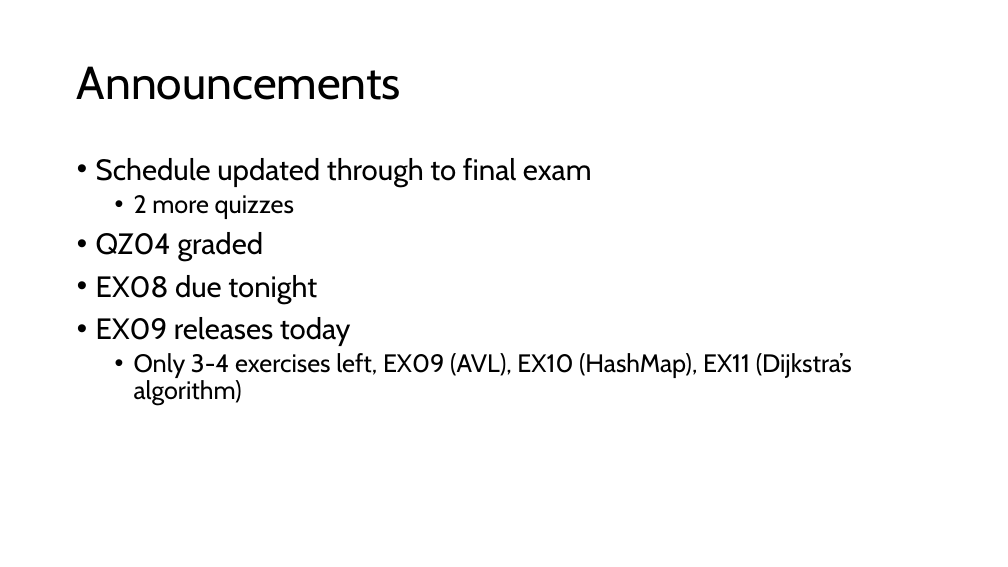
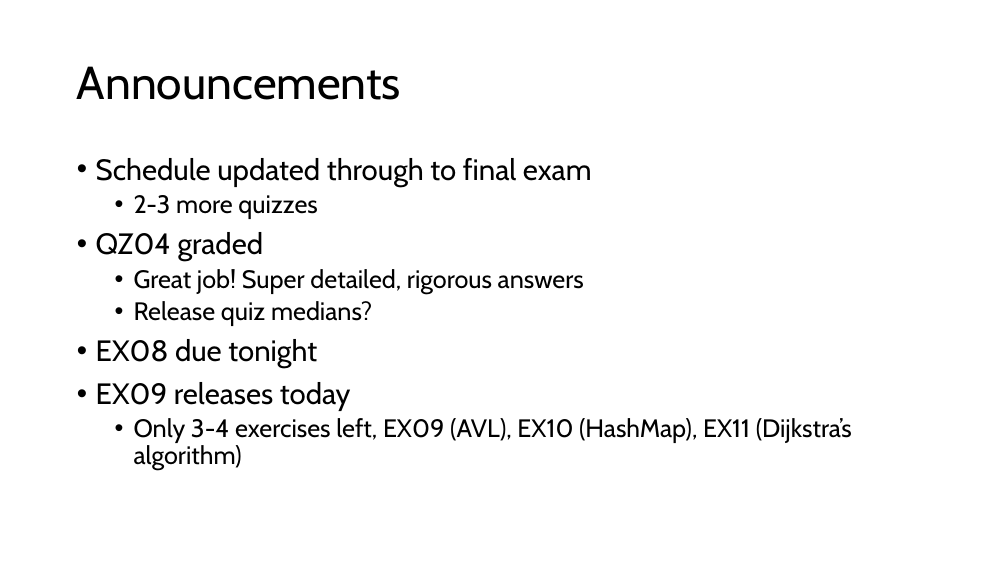
Before and after one commit to comp210ss2/comp210ss2.github.io, a slide deck: slide 2 of slides/L14_15.pptx. Drawn at 1008x567 pixels with LibreOffice and Linux fonts; fonts in the diff are those of the drawing. Boxes give left, top, right and bottom in pixels: in the first picture for what was removed or moved away, otherwise in the second. Text is boxed around its words. In the diff, an @@ line names an element or a change of style, - is before the commit and + after.

```diff
--- a/slides/L14_15.pptx
+++ b/slides/L14_15.pptx
@@ text at box(134, 195, 317, 219): text changed @@
-  • 2 more quizzes
+  • 2-3 more quizzes
@@ text at box(134, 269, 584, 326): paragraphs added @@
+  • Great job! Super detailed, rigorous answers
+  • Release quiz medians?
```
Also in this commit, not shown: 12 other slides changed, 9 slides added, 2 other files.
